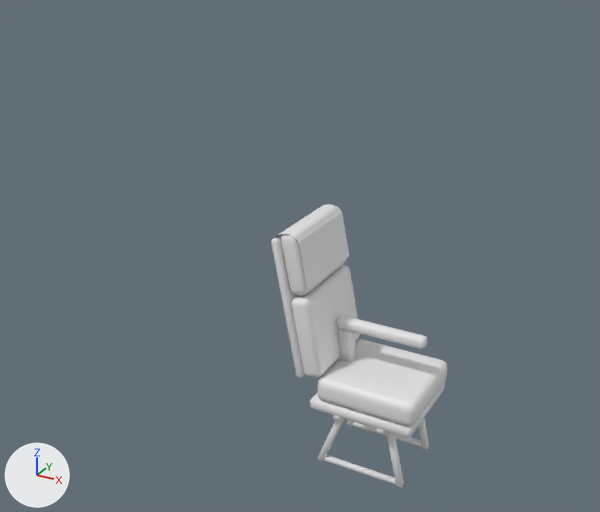
Renders of the glTF model public/models/cabin-kit.glb from each side of a commit.
Both versions are drawn from a 50 mm camera at (1.18, -2.86, 2.32) aimed at (-0.32, -0.12, 0.95). The axes (+X, +Y, +Z) are drawn at lower left. The lights are the same throughout. The picture after the commit comes second. Where no turn or scale is listed for an object, it has been applied to the vertices.

In view in the first picture: 'SeatArm', 'SeatCover', 'SeatFabric', 'SeatLegs', 'SeatShell'.
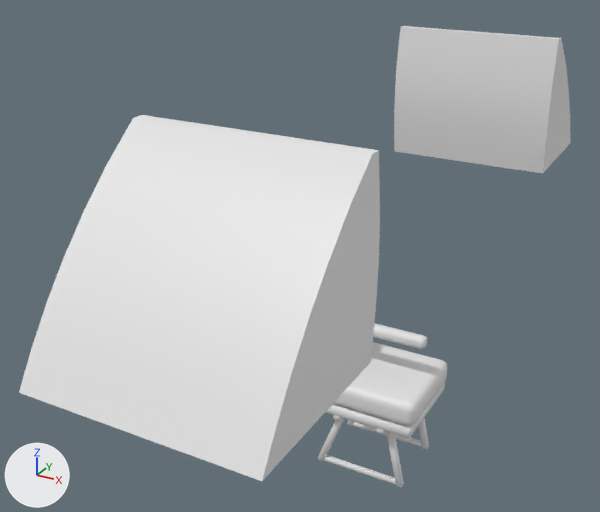
What differs and where, as boxes (x1, y1, x2, y2) in the pictures (600 x 512 px):
'BinStarboard', added: after (19, 115, 380, 481)
'BinPort', added: after (394, 26, 570, 174)
'SeatCover', unchanged, covered by the edit: before (274, 204, 349, 290)

Edits to the bpy script that builds the scene:
```text
Add me_binstarboard:
    me_binstarboard.from_pydata(...)  # 108 vertices, 196 faces; spans x -0.377..0.377, y -0.31..0.31, z -0.314..0.314
Add me_binport:
    me_binport.from_pydata(...)  # 108 vertices, 196 faces; spans x -0.377..0.377, y -0.31..0.31, z -0.314..0.314
Add ob_binstarboard:
    ob_binstarboard = bpy.data.objects.new('BinStarboard', me_binstarboard)
    ob_binstarboard.location = (0.0, -1.26, 1.406)
Add ob_binport:
    ob_binport = bpy.data.objects.new('BinPort', me_binport)
    ob_binport.location = (0.0, 1.26, 1.406)
```
